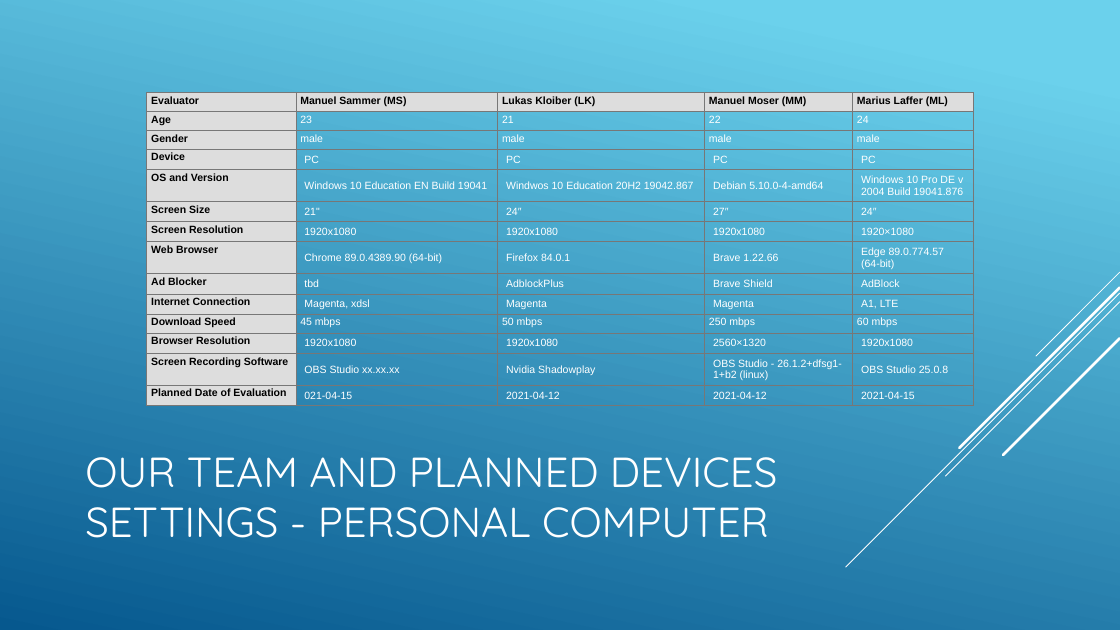
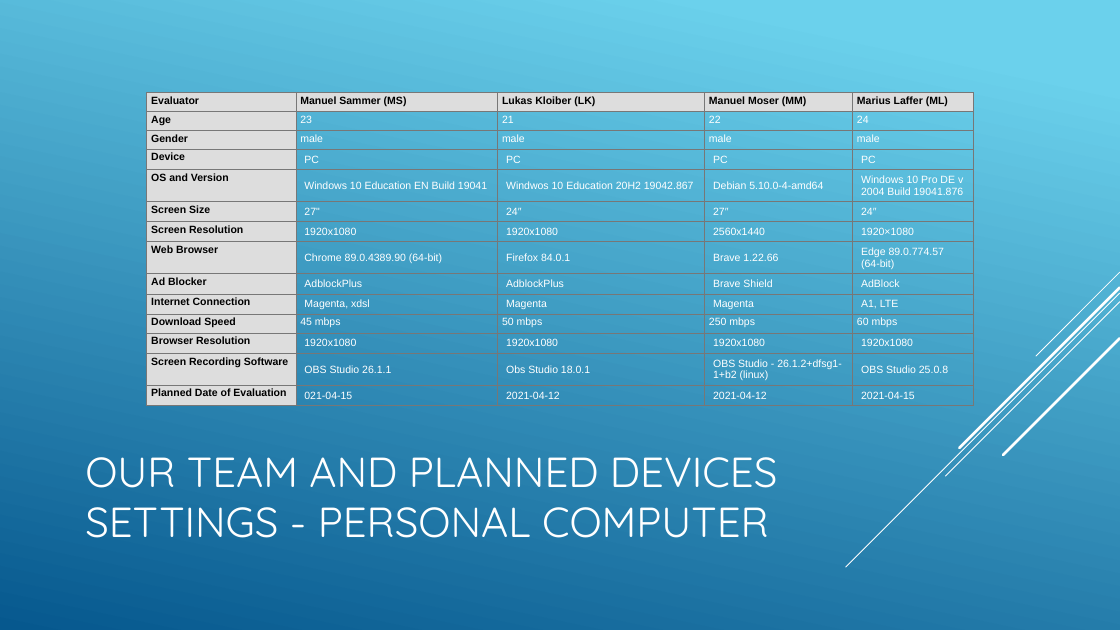
Before and after one commit to Deadmann1/hci_06_06, a slide deck: slide 4 of presentation/presentation.pptx. Drawn at 1120x630 pixels with LibreOffice and Linux fonts; fonts in the diff are those of the drawing. Boxes give left, top, right and bottom in pixels: in the first picture for what was removed or moved away, otherwise in the second. Text is boxed around its words. In the diff, an @@ line names an element or a change of style, - is before the commit and + after.

```diff
--- a/presentation/presentation.pptx
+++ b/presentation/presentation.pptx
@@ table at <box>147,92,974,416</box> @@
@@ row 6, column 2: "21"" to "27"" @@
-row 7, column 4: 1920x1080
+row 7, column 4: 2560x1440
-row 9, column 2: tbd
+row 9, column 2: AdblockPlus
-row 12, column 4: 2560×1320
+row 12, column 4: 1920x1080
-row 13, column 2: OBS Studio xx.xx.xx
+row 13, column 2: OBS Studio 26.1.1
-row 13, column 3: Nvidia Shadowplay
+row 13, column 3: Obs Studio 18.0.1
```
Also in this commit, not shown: 3 other slides changed, 1 other file.
